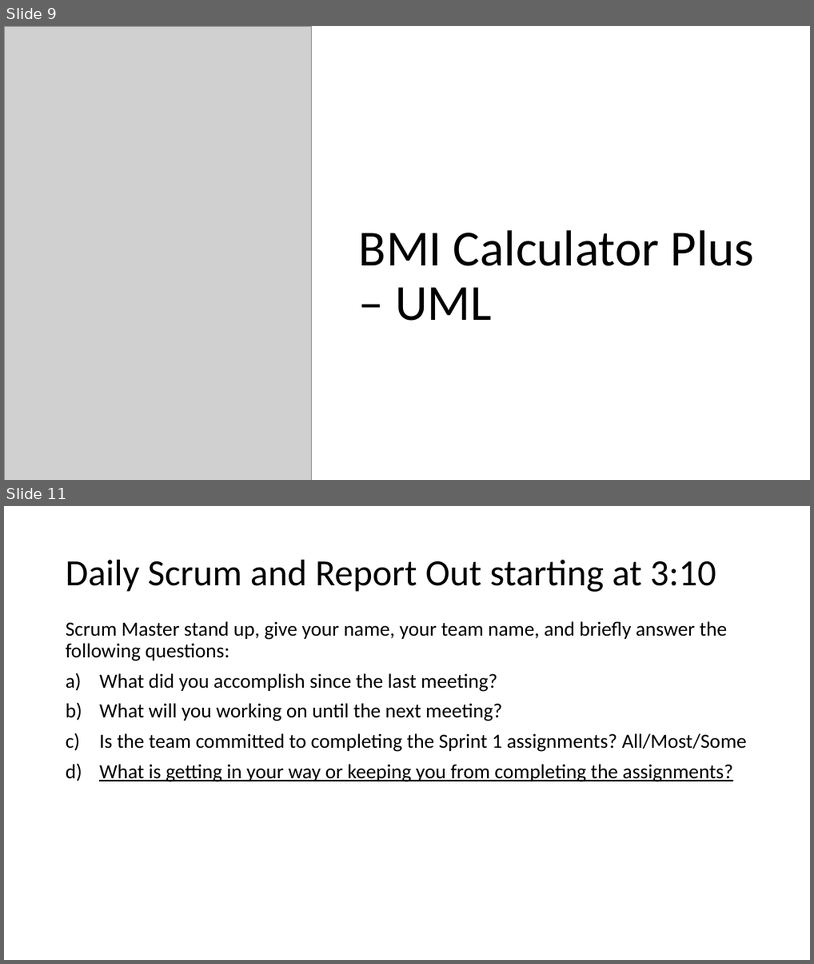
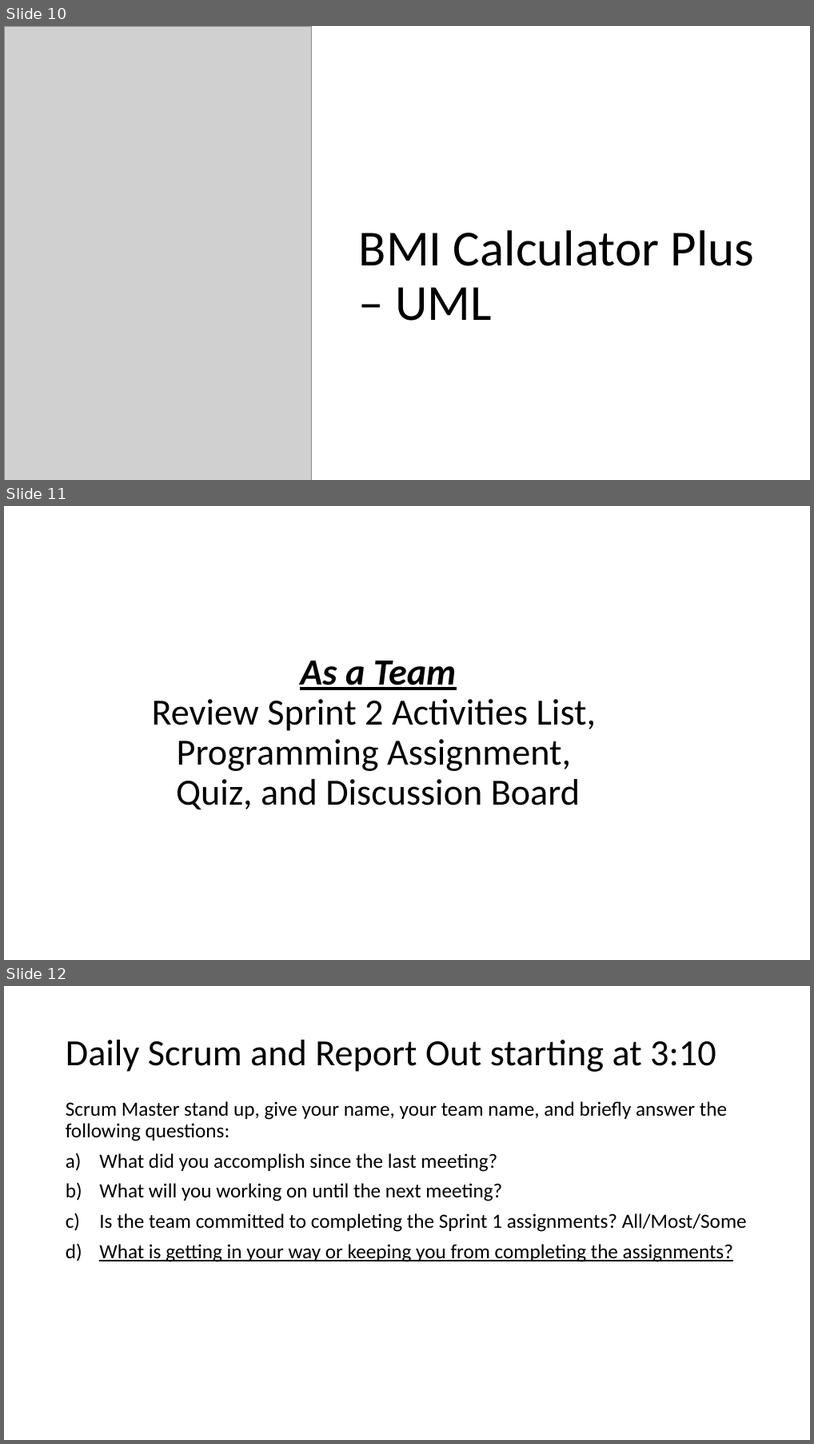
Before and after one commit to jamesbaptiste1/cpsc-24500-2019-01-spring-001, a slide deck: lecture-presentations/2019-01-29.pptx. Shown one above the other, each under a label of ours: slides 9 and 11 before the commit, slides 10, 11 and 12 after it; the slides between them are not shown. The pictures are 814x964 and 814x1444 pixels, drawn with LibreOffice and Linux fonts; fonts in the diff are those of the drawing; grey boxes stand for pictures. Boxes give left, top, right and bottom in pixels: in the first picture for what was removed or moved away, otherwise in the second. Text is boxed around its words. In the diff, an @@ line names an element or a change of style, - is before the commit and + after.

```diff
--- a/lecture-presentations/2019-01-29.pptx
+++ b/lecture-presentations/2019-01-29.pptx
@@ slide 11 added at box(4, 506, 810, 960), background #FFFFFF @@
@@ title added at box(152, 660, 597, 809), 44 pt, text #000000 @@
+As a Team
+Review Sprint 2 Activities List,
+Programming Assignment,
+Quiz, and Discussion Board
@@ what was slide 9 is now slide 10 @@
@@ what was slide 11 is now slide 12 @@
```
Also in this commit, not shown: 1 slide changed, 2 other slides added, 2 slides removed, 2 other files.
